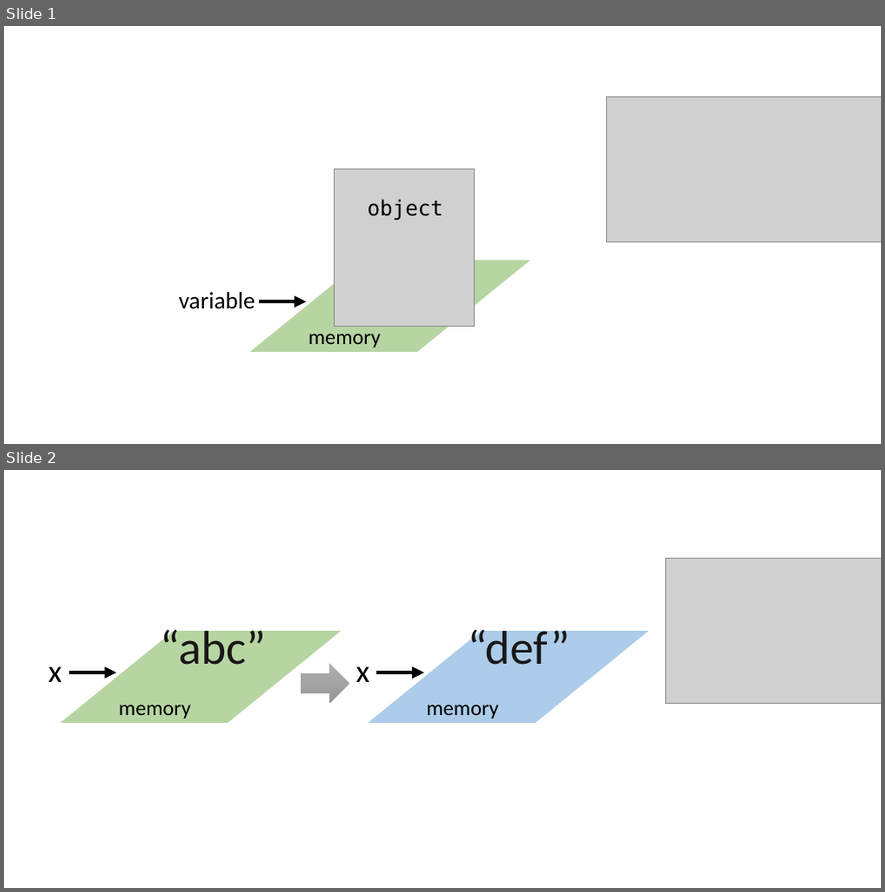
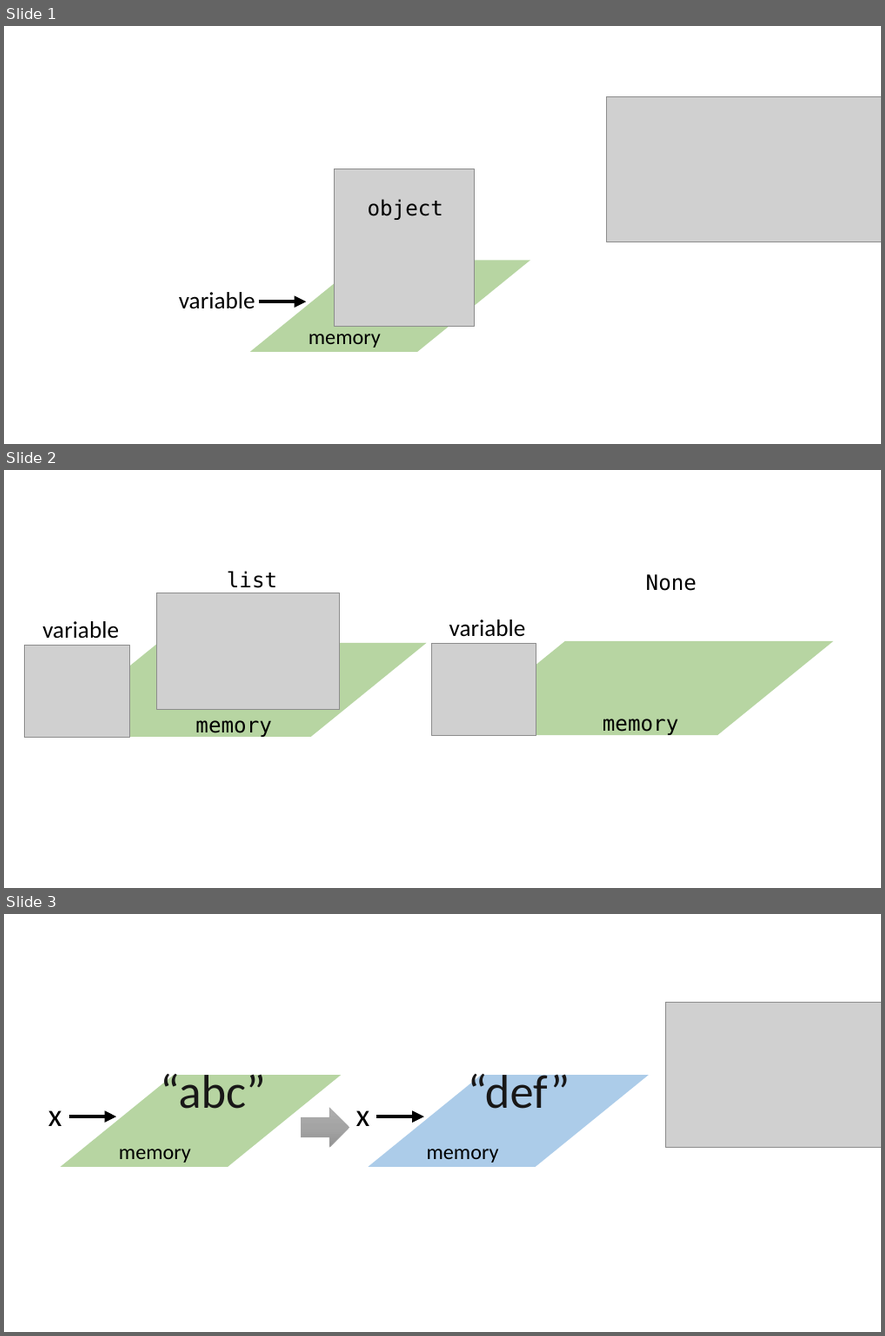
Before and after one commit to wangwanglulu/workstation, a slide deck: img/lecture4/演示文稿1.pptx. Shown one above the other, each under a label of ours: slides 1 and 2 before the commit, slides 1, 2 and 3 after it. The pictures are 885x892 and 885x1336 pixels, drawn with LibreOffice and Linux fonts; fonts in the diff are those of the drawing; grey boxes stand for pictures. Boxes give left, top, right and bottom in pixels: in the first picture for what was removed or moved away, otherwise in the second. Text is boxed around its words. In the diff, an @@ line names an element or a change of style, - is before the commit and + after.

```diff
--- a/img/lecture4/演示文稿1.pptx
+++ b/img/lecture4/演示文稿1.pptx
@@ slide 2 added at <box>4,470,881,888</box>, background #FFFFFF @@
@@ text added at <box>646,574,697,591</box>, 32 pt, text #000000 @@
+None
@@ group added at <box>25,571,426,738</box>: 3 texts, 2 pictures, 1 parallelogram @@
+memory
+variable
+list
@@ group added at <box>431,620,833,736</box>: 2 texts, 1 parallelogram, 1 picture @@
+memory
+variable
@@ what was slide 2 is now slide 3 @@
```
Also in this commit, not shown: 2 other files.
